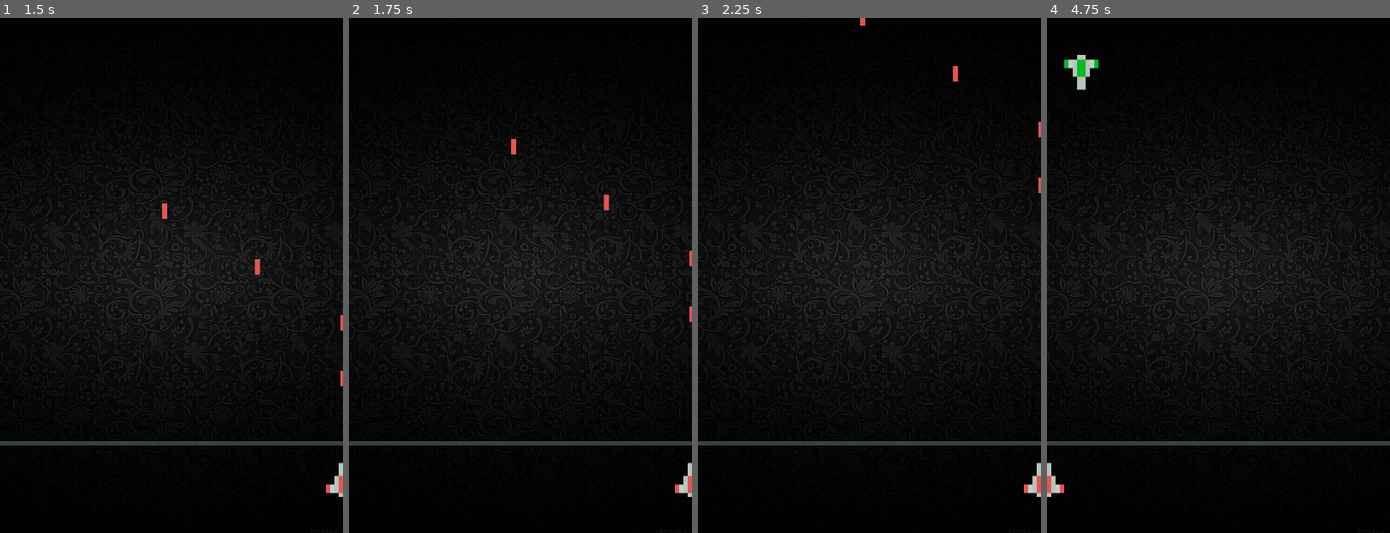
Above: before the commit, frames 1-4 (left to right).
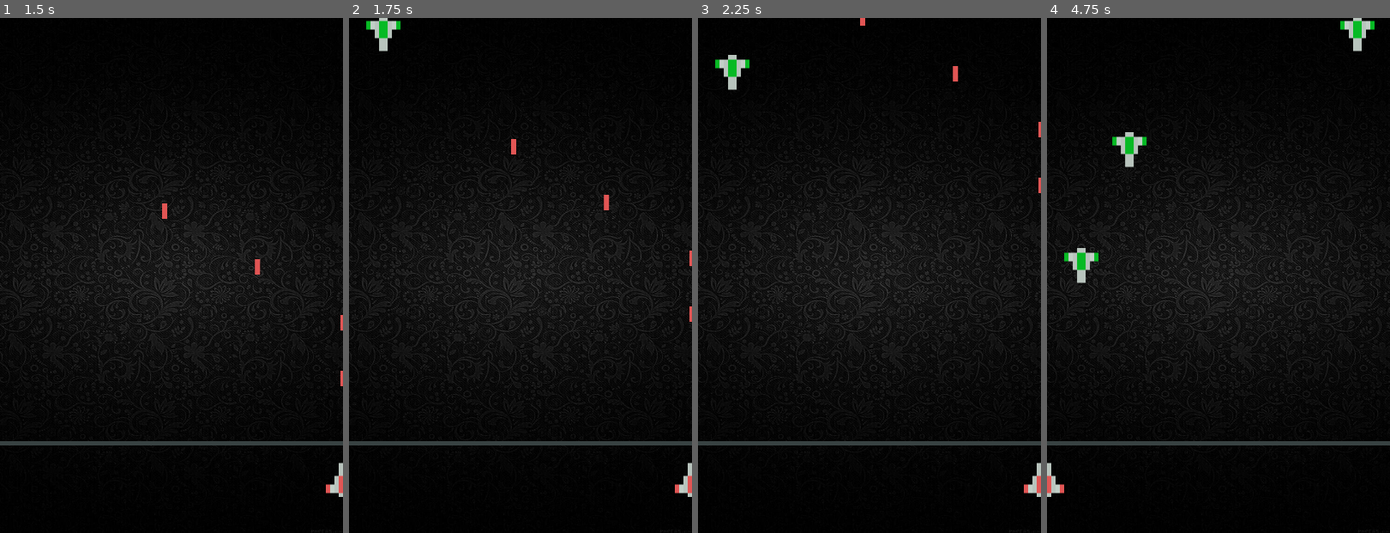
Above: after the commit, the same moments.

Repository: niranjansthaa11-code/My-first-godot-project-
Game: Godot game, scene res://main.tscn
The game is run twice, just before and just after one commit, with the same random seed, the same clock (stepped at 60 frames per second) and the same inputs.
Inputs:
- Up to frame 1 (1.5 s): tap Enter at 0.5 s; hold Right (move_element_right) 0.53-1.28 s; hold Space (shoot) 0.53-1.28 s; hold Down from 1.28 s (still down); tap Alt at 1.35 s
- Up to frame 2 (1.75 s): keep holding Down
- Up to frame 3 (2.25 s): release Down at 2.03 s; hold Right (move_element_right) from 2.03 s (still down); tap Shift at 2.1 s
- Up to frame 4 (4.75 s): release Right (move_element_right) at 2.78 s; hold Up 2.78-3.53 s; tap Space (shoot) at 2.85 s; hold Left (move_element_left) from 3.53 s (still down); tap Alt at 3.6 s; tap Shift at 4.35 s

Frame 1 is identical in both runs. In frame 2, 0.3% of the frame differs, in the area x 5-15%, y 0-7%; in frame 3, 0.4%; in frame 4, 1.4%, in the area x 5-96%, y 0-52%.

Commit message:
i have sucessfuly created the game but there is no main menu so workin on it by learning

Diff:
--- a/my-first-game-/assests of game/enemies spwanner/enemies_spwanner.gd
+++ b/my-first-game-/assests of game/enemies spwanner/enemies_spwanner.gd
@@ -4,23 +4,22 @@
 
 # Called when the node enters the scene tree for the first time.
 func _ready() -> void:
+	get_parent().get_node("the_death_boundary").area_entered.connect(_end)
 	var timer =Timer.new()
 	add_child(timer)
-	timer.wait_time=4
+	timer.wait_time=1.5
 	timer.timeout.connect(_create_enemy)
 	timer.start()
 
-
-
-	pass # Replace with function body.
 func _create_enemy():
 	var enemy=enemies_scence.instantiate()
 	get_parent().get_node("Enemies").add_child (enemy)
 
+func _end(area:Node):
+	if area is Enemy:
+		get_tree().set_pause(true)
 
 
-
-	pass
 
 
 # Called every frame. 'delta' is the elapsed time since the previous frame.
--- a/my-first-game-/assests of game/enemies spwanner/enemies_spwanner.tscn
+++ b/my-first-game-/assests of game/enemies spwanner/enemies_spwanner.tscn
@@ -1,3 +1,6 @@
-[gd_scene format=3 uid="uid://bk4j665xv8nrp"]
+[gd_scene load_steps=2 format=3 uid="uid://bk4j665xv8nrp"]
+
+[ext_resource type="Script" uid="uid://wtg1hfmoaear" path="res://assests of game/enemies spwanner/enemies_spwanner.gd" id="1_5ws78"]
 
 [node name="enemies spwanner" type="Node"]
+script = ExtResource("1_5ws78")
--- a/my-first-game-/enemies/enemies.gd
+++ b/my-first-game-/enemies/enemies.gd
@@ -11,3 +11,12 @@
 # Called every frame. 'delta' is the elapsed time since the previous frame.
 func _process(delta) :
 	position.y+=speed*delta
+
+
+
+func _on_area_entered(area: Area2D) -> void:
+	if area.name=="fires_area":
+		area.get_parent().queue_free()
+		queue_free()
+
+	pass # Replace with function body.
--- a/my-first-game-/enemies/enemies.tscn
+++ b/my-first-game-/enemies/enemies.tscn
@@ -13,3 +13,5 @@
 
 [node name="CollisionPolygon2D" type="CollisionPolygon2D" parent="."]
 polygon = PackedVector2Array(-20, -17, -20, -8, -10, -8, -10, 2, -5, 3, -5, 17, 5, 18, 5, 3, 11, 3, 10, -8, 20, -8, 20, -17, 5, -18, 4, -23, -5, -23, -6, -18)
+
+[connection signal="area_entered" from="." to="." method="_on_area_entered"]
--- /dev/null
+++ b/my-first-game-/enemies/menu.tscn
@@ -0,0 +1,56 @@
+[gd_scene load_steps=5 format=3 uid="uid://crc7j0qigvi1x"]
+
+[ext_resource type="Texture2D" uid="uid://l1qqa7xw7415" path="res://assests of game/Screenshot 2026-01-24 105220.png" id="1_dxa0q"]
+
+[sub_resource type="StyleBoxTexture" id="StyleBoxTexture_pv2di"]
+texture = ExtResource("1_dxa0q")
+modulate_color = Color(0.34557152, 0.34557167, 0.3455716, 1)
+
+[sub_resource type="StyleBoxFlat" id="StyleBoxFlat_o2lhx"]
+bg_color = Color(0.13393933, 0.6058263, 0.4841376, 1)
+
+[sub_resource type="StyleBoxFlat" id="StyleBoxFlat_4t64p"]
+bg_color = Color(0.5379934, 0.06765488, 0.20410454, 1)
+
+[node name="menu" type="Control"]
+layout_mode = 3
+anchors_preset = 15
+anchor_right = 1.0
+anchor_bottom = 1.0
+grow_horizontal = 2
+grow_vertical = 2
+
+[node name="Panel" type="Panel" parent="."]
+layout_mode = 1
+anchors_preset = 15
+anchor_right = 1.0
+anchor_bottom = 1.0
+grow_horizontal = 2
+grow_vertical = 2
+theme_override_styles/panel = SubResource("StyleBoxTexture_pv2di")
+
+[node name="VBoxContainer" type="VBoxContainer" parent="."]
+layout_mode = 1
+anchors_preset = 8
+anchor_left = 0.5
+anchor_top = 0.5
+anchor_right = 0.5
+anchor_bottom = 0.5
+offset_left = -57.0
+offset_top = -33.0
+offset_right = 57.0
+offset_bottom = 33.0
+grow_horizontal = 2
+grow_vertical = 2
+
+[node name="start" type="Button" parent="VBoxContainer"]
+layout_mode = 2
+theme_override_colors/font_color = Color(0.11059142, 0.06998978, 0.029934656, 1)
+theme_override_styles/normal = SubResource("StyleBoxFlat_o2lhx")
+text = "Start game"
+
+[node name="exit" type="Button" parent="VBoxContainer"]
+layout_mode = 2
+theme_override_colors/font_color = Color(0.016800098, 0.008692576, 0.0059470385, 1)
+theme_override_styles/normal = SubResource("StyleBoxFlat_4t64p")
+text = "Exit"
--- a/my-first-game-/fires_red.tscn
+++ b/my-first-game-/fires_red.tscn
@@ -13,8 +13,8 @@
 scale = Vector2(0.6, 0.6)
 texture = ExtResource("1_12p5d")
 
-[node name="Area2D" type="Area2D" parent="."]
+[node name="fires_area" type="Area2D" parent="."]
 
-[node name="CollisionShape2D" type="CollisionShape2D" parent="Area2D"]
+[node name="CollisionShape2D" type="CollisionShape2D" parent="fires_area"]
 position = Vector2(0, -1)
 shape = SubResource("RectangleShape2D_r4g0w")
--- a/my-first-game-/main.tscn
+++ b/my-first-game-/main.tscn
@@ -4,7 +4,7 @@
 [ext_resource type="PackedScene" uid="uid://bv6mw1nkbq1m3" path="res://player/player.tscn" id="2_0xm2m"]
 [ext_resource type="Texture2D" uid="uid://b063kxuusdi71" path="res://assests of game/spacepixels-0.1.0/horizontal_bar_grey.png" id="3_h2yge"]
 [ext_resource type="PackedScene" uid="uid://bk4j665xv8nrp" path="res://assests of game/enemies spwanner/enemies_spwanner.tscn" id="4_lquwl"]
-[ext_resource type="Script" uid="uid://wtg1hfmoaear" path="res://assests of game/enemies spwanner/enemies_spwanner.gd" id="5_7mycd"]
+[ext_resource type="PackedScene" uid="uid://crc7j0qigvi1x" path="res://enemies/menu.tscn" id="5_lquwl"]
 
 [sub_resource type="RectangleShape2D" id="RectangleShape2D_1bvp3"]
 size = Vector2(408, 5)
@@ -16,14 +16,14 @@
 scale = Vector2(0.54347825, 0.4648318)
 texture = ExtResource("1_ig7tw")
 
-[node name="Area2D" type="Area2D" parent="."]
+[node name="the_death_boundary" type="Area2D" parent="."]
 position = Vector2(192, 496)
 
-[node name="CollisionShape2D" type="CollisionShape2D" parent="Area2D"]
+[node name="CollisionShape2D" type="CollisionShape2D" parent="the_death_boundary"]
 position = Vector2(4, 0)
 shape = SubResource("RectangleShape2D_1bvp3")
 
-[node name="HorizontalBarGrey" type="Sprite2D" parent="Area2D"]
+[node name="HorizontalBarGrey" type="Sprite2D" parent="the_death_boundary"]
 position = Vector2(4.000009, 0)
 scale = Vector2(3.1384614, 0.5)
 texture = ExtResource("3_h2yge")
@@ -34,6 +34,11 @@
 [node name="fires" type="Node" parent="."]
 
 [node name="enemies spwanner" parent="." instance=ExtResource("4_lquwl")]
-script = ExtResource("5_7mycd")
 
 [node name="Enemies" type="Node" parent="."]
+
+[node name="Control" parent="." instance=ExtResource("5_lquwl")]
+offset_left = 184.0
+offset_top = 664.0
+offset_right = 184.0
+offset_bottom = 664.0
Binary file added: my-first-game-/assests of game/Screenshot 2026-01-24 105220.png
Not shown, added: my-first-game-/assests of game/Screenshot 2026-01-24 105220.png.import
